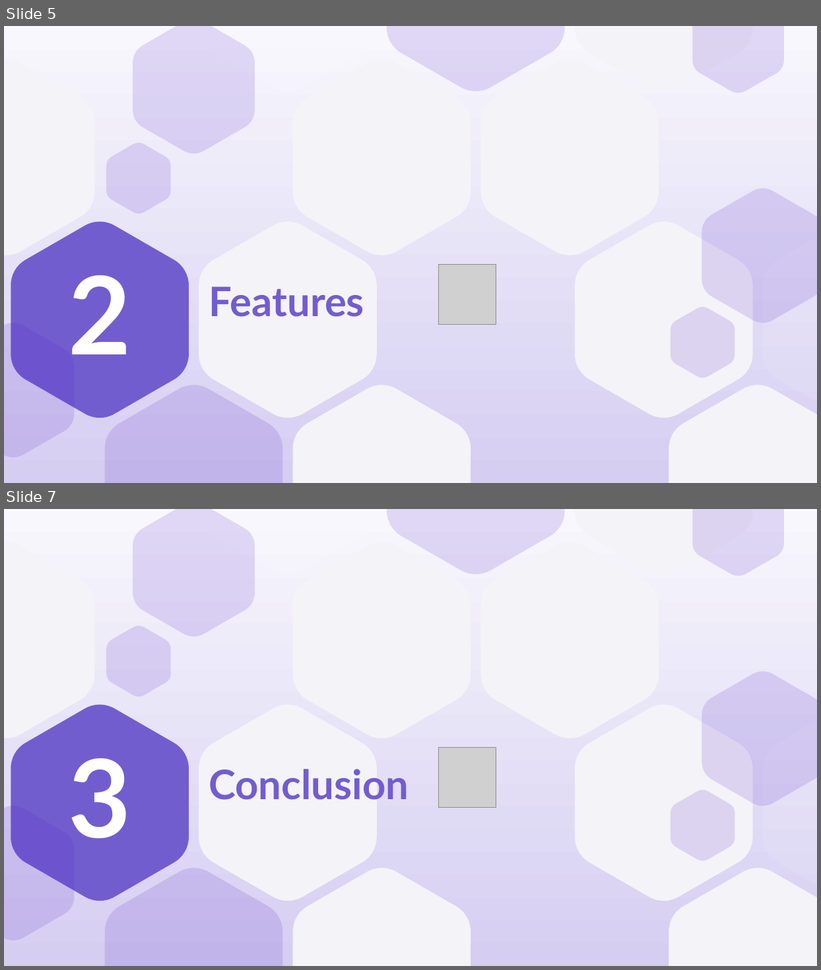
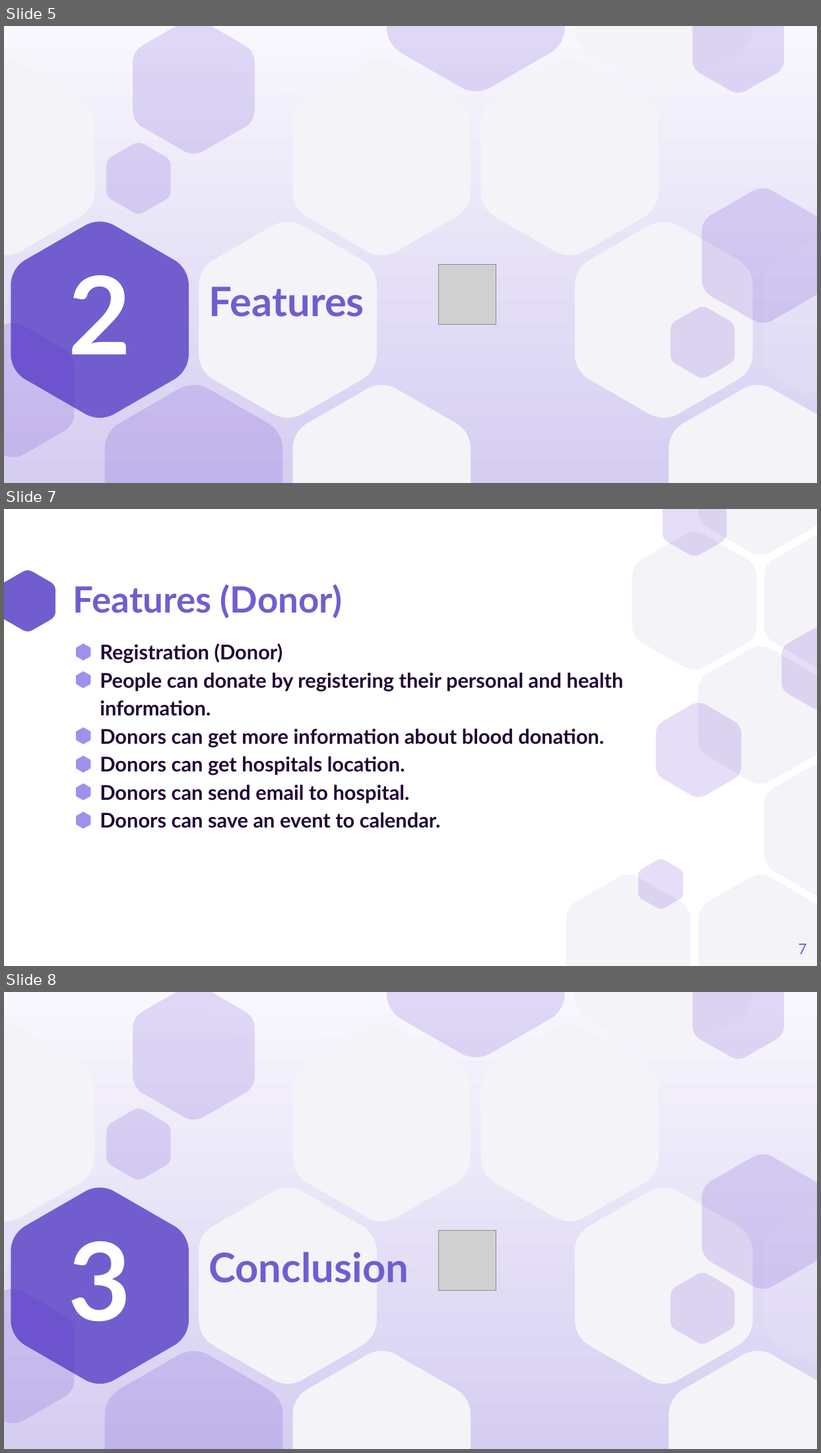
Before and after one commit to Antony-Samir/Blood-Donation-App, a slide deck: Extra/Presentation/Blood Donation App.pptx. Shown one above the other, each under a label of ours: slides 5 and 7 before the commit, slides 5, 7 and 8 after it; the slides between them are not shown. The pictures are 821x970 and 821x1453 pixels, drawn with LibreOffice and Linux fonts; fonts in the diff are those of the drawing; grey boxes stand for pictures. Boxes give left, top, right and bottom in pixels: in the first picture for what was removed or moved away, otherwise in the second. Text is boxed around its words. In the diff, an @@ line names an element or a change of style, - is before the commit and + after.

Commit message:
Added Hospital Database

```diff
--- a/Extra/Presentation/Blood Donation App.pptx
+++ b/Extra/Presentation/Blood Donation App.pptx
@@ slide 7 added at bbox=[4, 509, 817, 966], background #FFFFFF @@
@@ freeform shape added at bbox=[4, 570, 55, 631], fill #725DCF @@
@@ title added at bbox=[73, 584, 343, 619], 32 pt, text #725DCF, bold @@
+Features (Donor)
@@ text added at bbox=[100, 644, 624, 828], 18 pt, text #210635, bold @@
+⬢ Registration (Donor)
+⬢ People can donate by registering their personal and health information.
+⬢ Donors can get more information about blood donation.
+⬢ Donors can get hospitals location.
+⬢ Donors can send email to hospital.
+⬢ Donors can save an event to calendar.
@@ group added at bbox=[566, 509, 817, 966]: 11 freeform shapes @@
@@ page number added at bbox=[799, 944, 807, 955], 13 pt, text #725DCF @@
+7
@@ what was slide 7 is now slide 8 @@
```
Also in this commit, not shown: 1 slide changed, 12 other files.
